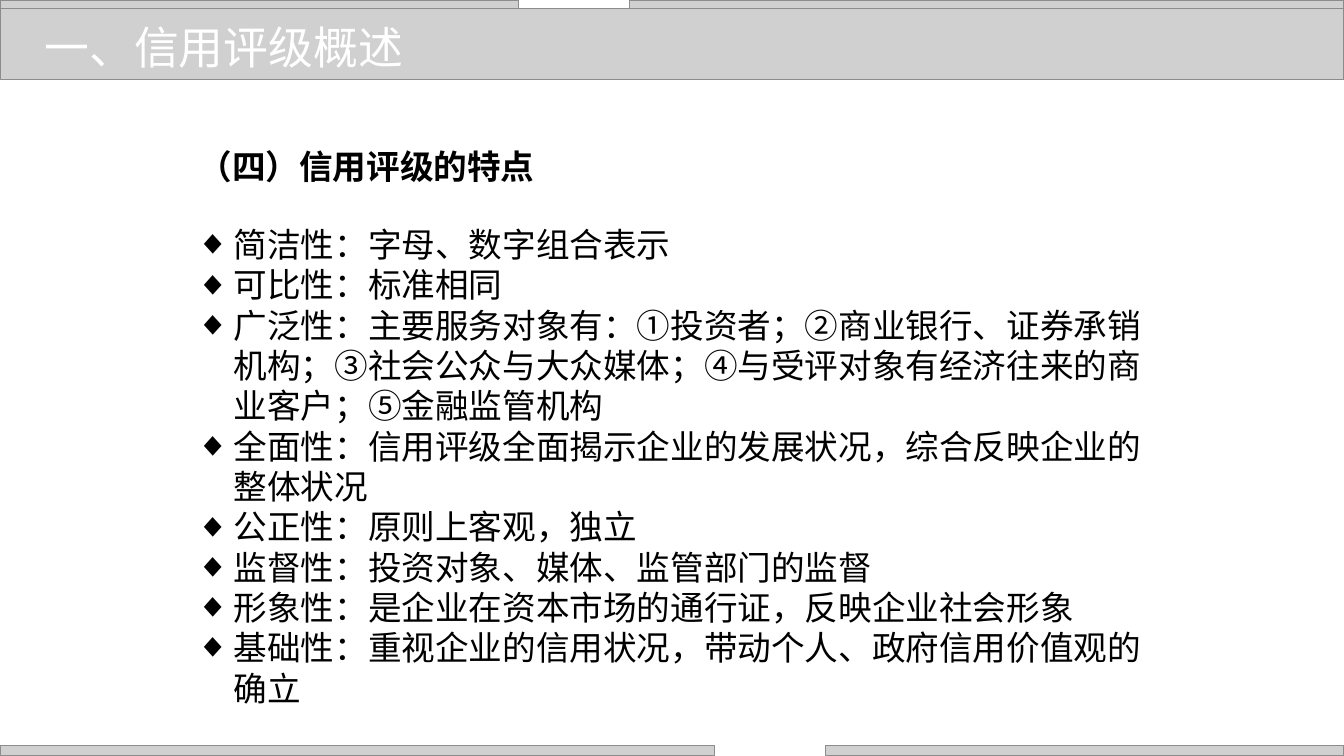
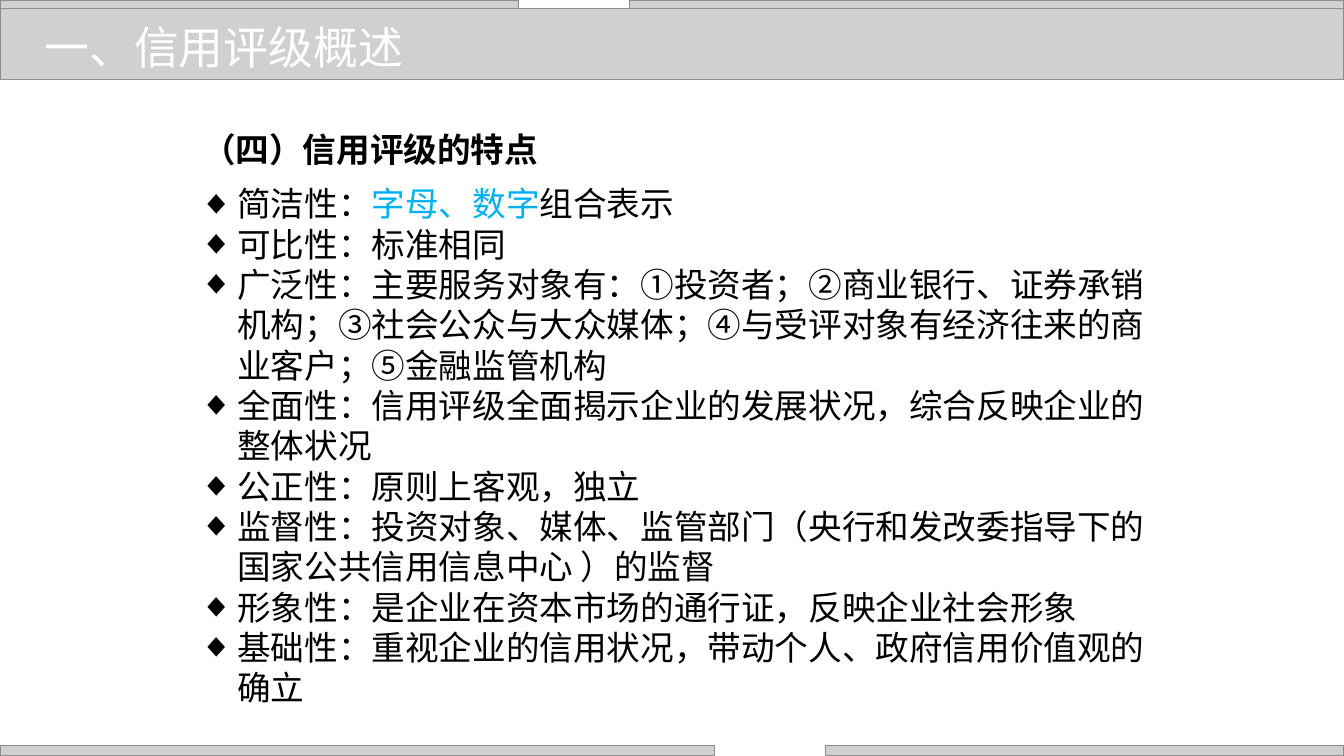
Before and after one commit to zhangjianzhang/internet_credit, a slide deck: slide 7 of files/slides/lecture_4.pptx. Drawn at 1344x756 pixels with LibreOffice and Linux fonts; fonts in the diff are those of the drawing; grey boxes stand for pictures; background and template pictures are left out. Boxes give left, top, right and bottom in pixels: in the first picture for what was removed or moved away, otherwise in the second. Text is boxed around its words. In the diff, an @@ line names an element or a change of style, - is before the commit and + after.

```diff
--- a/files/slides/lecture_4.pptx
+++ b/files/slides/lecture_4.pptx
@@ text "（四）信用评级的特点": place and size @@
-text "（四）信用评级的特点" at bbox=[199, 150, 535, 183]
+text "（四）信用评级的特点" at bbox=[202, 133, 538, 166]
@@ text "简洁性：字母、数字组合表示": place and size @@
-text "简洁性：字母、数字组合表示" at bbox=[234, 228, 1141, 704]
+text "简洁性：字母、数字组合表示" at bbox=[237, 187, 1144, 703]
@@ text at bbox=[237, 187, 674, 219]: text colour #000000 to #00B0F0 in "简洁性：字母、数字组合表示" @@
@@ text at bbox=[237, 510, 1144, 582]: text changed @@
-◆ 监督性：投资对象、媒体、监管部门的监督
+◆ 监督性：投资对象、媒体、监管部门（央行和发改委指导下的国家公共信用信息中心 ）的监督
```
Also in this commit, not shown: 20 other slides changed, 5 other files.
